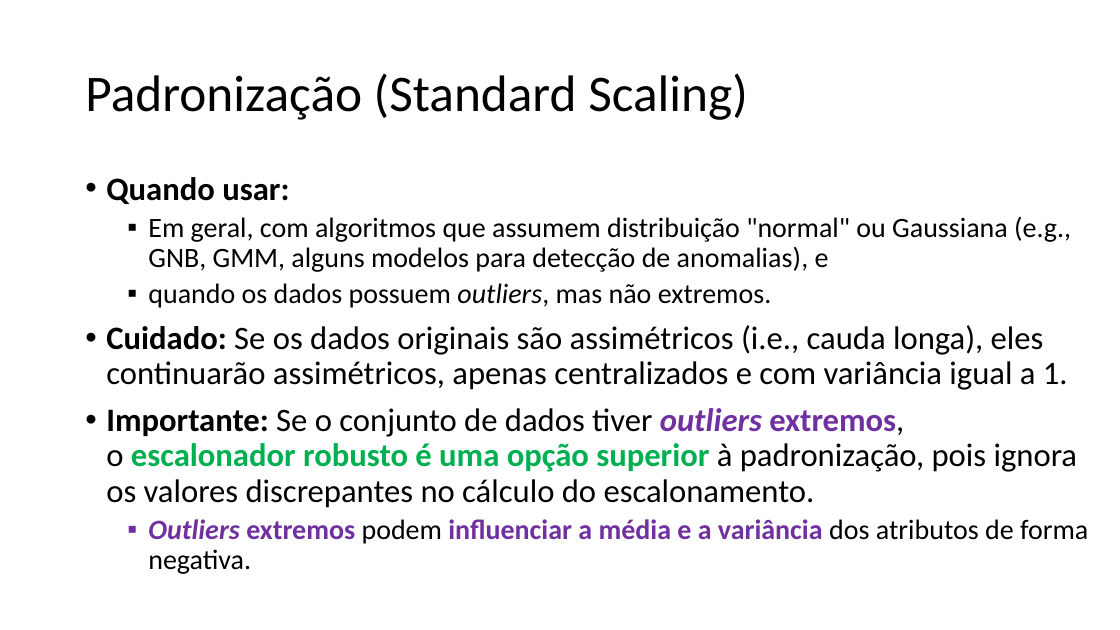
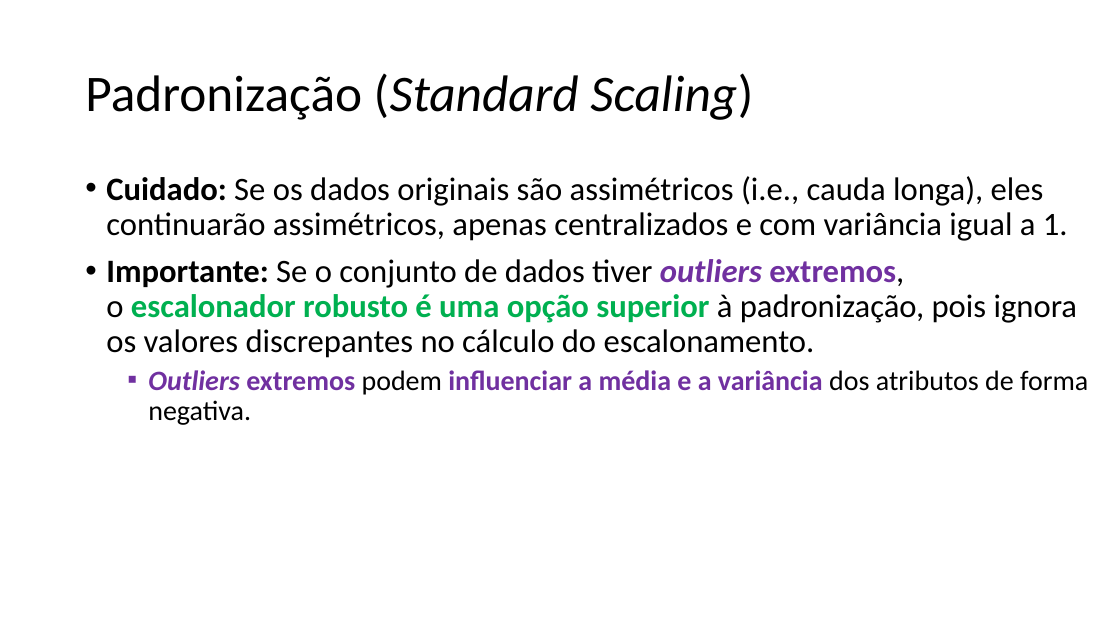
Before and after one commit to zz4fap/c24_inteligencia_artificial, a slide deck: slide 21 of slides/C24_Transformações.pptx (slide 20 before the commit). Drawn at 1120x630 pixels with LibreOffice and Linux fonts; fonts in the diff are those of the drawing. Boxes give left, top, right and bottom in pixels: in the first picture for what was removed or moved away, otherwise in the second. Text is boxed around its words. In the diff, an @@ line names an element or a change of style, - is before the commit and + after.

```diff
--- a/slides/C24_Transformações.pptx
+++ b/slides/C24_Transformações.pptx
@@ title "Padronização (Standard Scaling)" at <box>85,73,753,120</box>: italic on in "(Standard Scaling)" @@
@@ text at <box>106,177,1071,308</box>: paragraphs removed @@
-• Quando usar:
-  ▪ Em geral, com algoritmos que assumem distribuição "normal" ou Gaussiana (e.g., GNB, GMM, alguns modelos para detecção de anomalias), e
-  ▪ quando os dados possuem outliers, mas não extremos.
```
Also in this commit, not shown: 6 other slides changed, 1 slide added, 2 other files.
